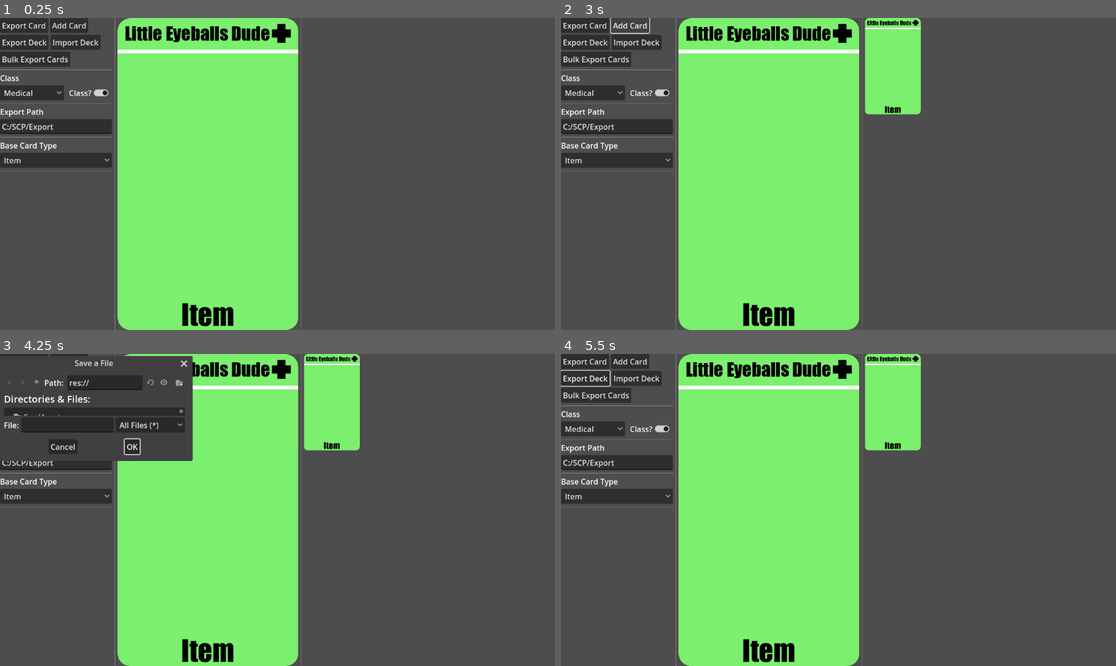
Above: before the commit, frames 1-4 (two rows, left to right).
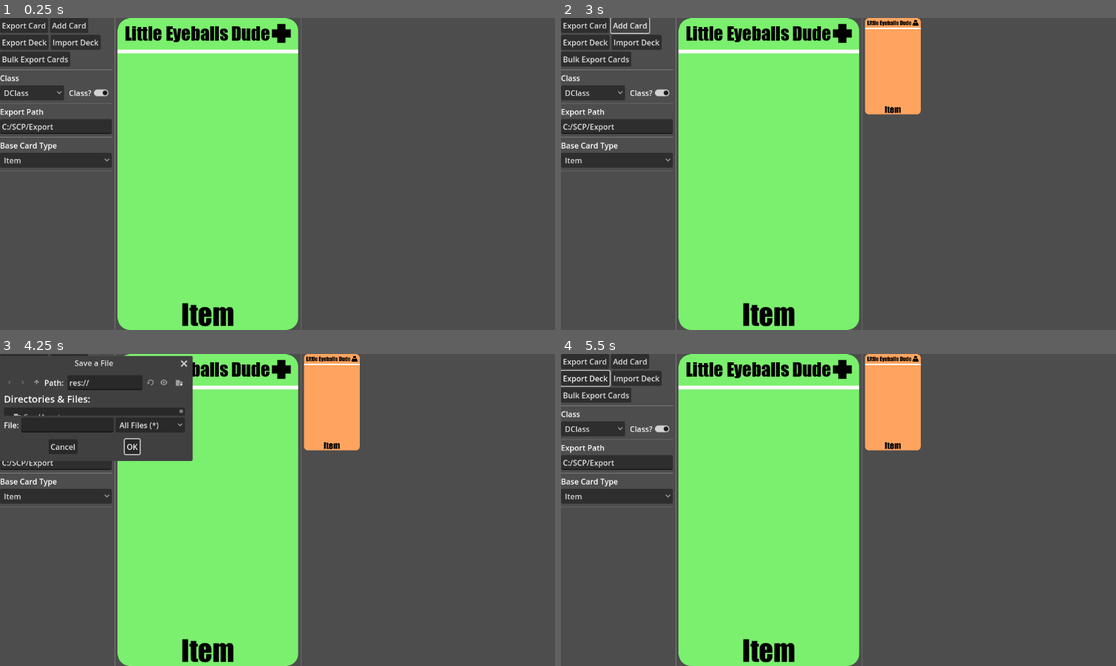
Above: after the commit, the same moments.

Repository: Pairjax/SCPCardEditor
Game: Godot game, scene res://Scenes/card_editor.tscn
The game is run twice, just before and just after one commit, with the same random seed, the same clock (stepped at 60 frames per second) and the same inputs.
Inputs (mouse positions are in pixels of both pictures, inside the frame that each line leads up to):
- Up to frame 1 (0.25 s): no input
- Up to frame 2 (3 s): click (594, 92) at 0.5 s, where only the run before the commit has a clickable "Medical"; click (594, 92) at 1.25 s, where only the run after the commit has a clickable "DClass"; click "Export Card" at 2 s; click "Add Card" at 2.75 s
- Up to frame 3 (4.25 s): click "Export Deck" at 3.5 s
- Up to frame 4 (5.5 s): click (627, 425) at 4.27 s; type "12" at 4.35 s; click "OK" at 5 s

The runs differ from the first frame. In frame 1, less than 0.1% of the frame differs, in the area x 0-6%, y 23-25%; in frame 2, 3.1%, in the area x 0-65%, y 0-31%; in frame 3, 3.0%; in frame 4, 3.1%.

Commit message:
Passive Base Type
- Added passive type, with a few bugs lol

Diff:
--- a/Scenes/CardAction.tscn
+++ b/Scenes/CardAction.tscn
@@ -1,6 +1,6 @@
 [gd_scene load_steps=5 format=3 uid="uid://dmyqok6gqqyuf"]
 
-[ext_resource type="Script" path="res://Scripts/Editor/BaseAction.gd" id="1_mmx0b"]
+[ext_resource type="Script" path="res://Scripts/Editor/Base/BaseAction.gd" id="1_mmx0b"]
 [ext_resource type="Theme" uid="uid://bisfokg68scku" path="res://CardAssets/CardTheme.tres" id="2_i6wn0"]
 [ext_resource type="FontFile" uid="uid://e6vrdehjsdrk" path="res://CardAssets/Fonts/impact.ttf" id="3_jqe2r"]
 [ext_resource type="PackedScene" uid="uid://bfi0kxrr2grg8" path="res://Scenes/Description_Short.tscn" id="4_qadfp"]
--- /dev/null
+++ b/Scenes/CardPassive.tscn
@@ -0,0 +1,10 @@
+[gd_scene load_steps=3 format=3 uid="uid://ckkdk68m00nra"]
+
+[ext_resource type="Script" path="res://Scripts/Editor/Base/BasePassive.gd" id="1_od3is"]
+[ext_resource type="PackedScene" uid="uid://lsarb7l51rap" path="res://Scenes/Description_Long.tscn" id="2_8l7fd"]
+
+[node name="Passive" type="Node2D"]
+script = ExtResource("1_od3is")
+
+[node name="Description" parent="." instance=ExtResource("2_8l7fd")]
+offset_top = 72.0
--- /dev/null
+++ b/Scenes/Description_Long.tscn
@@ -0,0 +1,29 @@
+[gd_scene load_steps=2 format=3 uid="uid://lsarb7l51rap"]
+
+[ext_resource type="Theme" uid="uid://bisfokg68scku" path="res://CardAssets/CardTheme.tres" id="1_i3t5u"]
+
+[node name="Description" type="ColorRect"]
+offset_top = 169.0
+offset_right = 480.0
+offset_bottom = 745.0
+
+[node name="MarginContainer" type="MarginContainer" parent="."]
+layout_mode = 1
+anchors_preset = -1
+anchor_left = 0.037
+anchor_top = 0.024
+anchor_right = 0.967
+anchor_bottom = 0.978
+offset_left = 0.24
+offset_top = -5.824
+offset_right = -0.160034
+offset_bottom = -0.328003
+grow_horizontal = 2
+grow_vertical = 2
+
+[node name="Description Label" type="RichTextLabel" parent="MarginContainer"]
+layout_mode = 2
+theme = ExtResource("1_i3t5u")
+theme_override_colors/default_color = Color(0, 0, 0, 1)
+theme_override_font_sizes/normal_font_size = 46
+bbcode_enabled = true
--- /dev/null
+++ b/Scenes/PassiveMenu.tscn
@@ -0,0 +1,8 @@
+[gd_scene format=3 uid="uid://ceavm38cad8r0"]
+
+[node name="ActionOptions" type="VBoxContainer"]
+
+[node name="Label" type="Label" parent="."]
+layout_mode = 2
+text = "Passive
+"
--- /dev/null
+++ b/Scenes/ScenePassive.tscn
@@ -0,0 +1,46 @@
+[gd_scene load_steps=3 format=3 uid="uid://ce6v4o4ty0vju"]
+
+[ext_resource type="Theme" uid="uid://bisfokg68scku" path="res://CardAssets/CardTheme.tres" id="1_issxu"]
+[ext_resource type="Script" path="res://Scripts/Editor/Base/PassiveDescriptionUpdater.gd" id="2_bjrof"]
+
+[node name="Passive" type="Control"]
+layout_mode = 3
+anchors_preset = 15
+anchor_right = 1.0
+anchor_bottom = 1.0
+grow_horizontal = 2
+grow_vertical = 2
+
+[node name="Description" type="ColorRect" parent="."]
+layout_mode = 1
+anchors_preset = -1
+anchor_top = 0.694
+anchor_right = 1.0
+anchor_bottom = 0.878
+offset_top = 14.288
+offset_bottom = 0.0559692
+grow_horizontal = 2
+grow_vertical = 2
+
+[node name="MarginContainer" type="MarginContainer" parent="Description"]
+layout_mode = 1
+anchors_preset = -1
+anchor_left = 0.037
+anchor_top = -3.695
+anchor_right = 0.967
+anchor_bottom = 0.978
+offset_left = 0.375999
+offset_top = -0.0249939
+offset_right = 0.0159912
+offset_bottom = 0.310005
+grow_horizontal = 2
+grow_vertical = 2
+
+[node name="TextEdit" type="TextEdit" parent="Description/MarginContainer"]
+layout_mode = 2
+theme = ExtResource("1_issxu")
+theme_override_font_sizes/font_size = 33
+wrap_mode = 1
+script = ExtResource("2_bjrof")
+
+[connection signal="text_changed" from="Description/MarginContainer/TextEdit" to="Description/MarginContainer/TextEdit" method="_on_text_changed"]
--- a/Scenes/card_editor.tscn
+++ b/Scenes/card_editor.tscn
@@ -6,7 +6,7 @@
 [ext_resource type="Script" path="res://Scripts/ScrollBoxFitter.gd" id="2_qibla"]
 [ext_resource type="Script" path="res://Scripts/Editor/ImportDeckButton.gd" id="4_2sw5y"]
 [ext_resource type="Script" path="res://Scripts/Editor/ClassButton.gd" id="4_04ue8"]
-[ext_resource type="Script" path="res://Scripts/Editor/BaseButton.gd" id="4_80cry"]
+[ext_resource type="Script" path="res://Scripts/Editor/Base/BaseButton.gd" id="4_80cry"]
 [ext_resource type="PackedScene" uid="uid://d3gx1j4e3jhju" path="res://Scenes/card_hologram.tscn" id="4_dp8v7"]
 [ext_resource type="Script" path="res://Scripts/Editor/RequireClassButton.gd" id="4_f4uyy"]
 [ext_resource type="Script" path="res://Scripts/Editor/BulkExportCards.gd" id="4_rsmn1"]
@@ -92,20 +92,22 @@
 
 [node name="OptionButton" type="OptionButton" parent="Editor Canvas/Main Columns/Edit Menu/Class/HBoxContainer"]
 layout_mode = 2
-item_count = 6
+item_count = 7
 selected = 4
-popup/item_0/text = "MTF"
+popup/item_0/text = "Neutral"
 popup/item_0/id = 0
-popup/item_1/text = "Research"
+popup/item_1/text = "MTF"
 popup/item_1/id = 1
-popup/item_2/text = "Maintenance"
+popup/item_2/text = "Research"
 popup/item_2/id = 2
-popup/item_3/text = "DClass"
+popup/item_3/text = "Maintenance"
 popup/item_3/id = 3
-popup/item_4/text = "Medical"
+popup/item_4/text = "DClass"
 popup/item_4/id = 4
-popup/item_5/text = "O5"
+popup/item_5/text = "Medical"
 popup/item_5/id = 5
+popup/item_6/text = "O5"
+popup/item_6/id = 6
 script = ExtResource("4_04ue8")
 
 [node name="CheckButton" type="CheckButton" parent="Editor Canvas/Main Columns/Edit Menu/Class/HBoxContainer"]
--- a/Scripts/Card.gd
+++ b/Scripts/Card.gd
@@ -27,6 +27,7 @@
 const REQUIREMENT_NUMBER_COVER = preload("res://CardAssets/Covers/RequirementNumberCover.png")
 const ACTION_LINING_TOP = preload("res://CardAssets/Covers/ActionLiningTop.png")
 
+const COLOR_NEUTRAL = Color("a0a0a0")
 const COLOR_D_CLASS = Color("ffa45f")
 const COLOR_SECURITY = Color("ff5d5f")
 const COLOR_MECHANIC = Color("ffd45d")
@@ -36,6 +37,7 @@
 
 const BASIC_CARD: CardDataComponent = preload("res://Scripts/Resources/BasicCard.tres")
 const CARD_ACTION = preload("res://Scenes/CardAction.tscn")
+const CARD_PASSIVE = preload("res://Scenes/CardPassive.tscn")
 
 const CardBase = CardDataComponent.CardBase
 const CardClass = CardDataComponent.CardClass
@@ -90,6 +92,11 @@
 
 			card_type.set("theme_override_font_sizes/font_size", 75)
 			card_type.text = "Passive"
+
+			current_base = CARD_PASSIVE.instantiate()
+			base_slot.add_child(current_base)
+
+			current_base.reset()
 		CardBase.ReqNumber:
 			cover.offset = Vector2(0, 37)
 			cover.texture = REQUIREMENT_NUMBER_COVER
@@ -117,6 +124,9 @@
 	cardData.card_class = new_class
 
 	match new_class:
+		CardClass.Neutral:
+			base.modulate = COLOR_NEUTRAL
+			class_icon.texture = null
 		CardClass.DClass:
 			base.modulate = COLOR_D_CLASS
 			class_icon.texture = ICON_D_CLASS
--- a/Scripts/Editor/BaseButton.gd
+++ b/Scripts/Editor/Base/BaseButton.gd
@@ -7,6 +7,9 @@
 
 const SCENE_ACTION = preload("res://Scenes/SceneAction.tscn")
 const ACTION_MENU = preload("res://Scenes/ActionMenu.tscn")
+
+const SCENE_PASSIVE = preload("res://Scenes/ScenePassive.tscn")
+const PASSIVE_MENU = preload("res://Scenes/PassiveMenu.tscn")
 
 func _ready():
 	self.item_selected.connect(self._item_selected)
@@ -27,6 +30,12 @@
 
 			var action_menu = ACTION_MENU.instantiate()
 			base_selector.add_child(action_menu)
+		CardDataComponent.CardBase.Passive:
+			var passive_holo = SCENE_PASSIVE.instantiate()
+			base_holos.add_child(passive_holo)
+
+			var passive_menu = PASSIVE_MENU.instantiate()
+			base_selector.add_child(passive_menu)
 		_:
 			pass
 
--- /dev/null
+++ b/Scripts/Editor/Base/BasePassive.gd
@@ -0,0 +1,95 @@
+extends Node2D
+class_name BasePassive
+
+signal description_changed(new_description: String)
+signal description_size_changed(offest: int)
+
+@onready var card: Card = $"../.."
+@onready var card_name = $"../../Card Name"
+@onready var card_type: Label = $"../../Card Type"
+
+@onready var description = $Description
+@onready var description_text: RichTextLabel = $"Description/MarginContainer/Description Label"
+
+@export var description_size: int = 1
+
+const MAX_DESCRIPTION_SIZE = 6
+
+const PASSIVE_DESCRIPTION = "Passive"
+
+var data: PassiveDataComponent = PassiveDataComponent.new()
+
+var copy_changes_base: BasePassive = null
+
+func reset():
+	description_size = 1
+	data.description_size = 1
+
+	if copy_changes_base != null:
+		copy_changes_base.reset()
+
+func grow_description_box():
+	description_size += 1;
+
+	if description_size > MAX_DESCRIPTION_SIZE:
+		description_size -= 1
+		return
+
+	data.description_size = description_size
+
+	description.size.y += 60
+	description.position.y -= 60
+
+	if copy_changes_base != null:
+		copy_changes_base.grow_description_box()
+
+	description_size_changed.emit(1)
+
+func shrink_description_box():
+	description_size -= 1
+
+	if description_size < 1:
+		description_size += 1
+		return
+
+	data.description_size = description_size
+
+	description.size.y -= 60
+	description.position.y += 60
+
+	if copy_changes_base != null:
+		copy_changes_base.shrink_description_box()
+
+	description_size_changed.emit(-1)
+
+## Hides certain components that have holograms overlayed
+## on top of them while in the editor.
+func toggle_hologram(toggle: bool):
+	description.visible = !toggle
+
+func on_description_change(new_description):
+	data.description = new_description
+	description_text.text = CardUtils.parse_icons(new_description)
+
+	if copy_changes_base != null:
+		copy_changes_base.on_description_change(new_description)
+
+	description_changed.emit(new_description)
+
+func copy(_data: PassiveDataComponent):
+	var old_desc_size = data.description_size
+
+	data = _data
+
+	on_description_change(data.description)
+
+	description_size = data.description_size
+	var desc_size_change = data.description_size - old_desc_size
+
+	description.size.y += 60 * desc_size_change
+	description.position.y -= 60 * desc_size_change
+
+	description_size_changed.emit(desc_size_change)
+
+func copy_changes_to(other_base: BasePassive):
+	copy_changes_base = other_base
--- /dev/null
+++ b/Scripts/Editor/Base/PassiveDescriptionUpdater.gd
@@ -0,0 +1,15 @@
+extends TextEdit
+
+@onready var passive: BasePassive = $"../../../../../SubViewport/Card/Base/Passive"
+
+func _ready():
+	passive.description_changed.connect(self._description_changed)
+
+func _on_text_changed():
+	passive.on_description_change(text)
+
+func _description_changed(new_description):
+	if self.text == new_description:
+		return
+
+	self.text = new_description
--- /dev/null
+++ b/Scripts/Editor/Base/PassivePlusMinusButton.gd
@@ -0,0 +1,25 @@
+extends Button
+
+@onready var passive: BasePassive = $"../../../../../Card Hologram/SubViewport/Card/Base/Passive"
+@onready var description = $"../../../../../Card Hologram/BaseHolos/Passive/Description"
+
+@export var add: bool
+
+func _ready():
+
+	if (add):
+		self.pressed.connect(passive.grow_description_box)
+	else:
+		self.pressed.connect(passive.shrink_description_box)
+
+	passive.description_size_changed.connect(self._description_size_changed)
+
+func _description_size_changed(offset):
+	if add and offset < 0:
+		return
+
+	if not add and offset > 0:
+		return
+
+	description.size.y += offset * 60
+	description.position.y -= offset * 60
--- a/Scripts/Resources/CardDataComponent.gd
+++ b/Scripts/Resources/CardDataComponent.gd
@@ -23,6 +23,7 @@
 }
 
 enum CardClass {
+	Neutral,
 	MTF,
 	Research,
 	Maintenance,
--- /dev/null
+++ b/Scripts/Resources/PassiveDataComponent.gd
@@ -0,0 +1,5 @@
+extends Resource
+class_name PassiveDataComponent
+
+@export var description: String
+@export var description_size: int
Renamed: Scripts/Editor/BaseAction.gd -> Scripts/Editor/Base/BaseAction.gd
